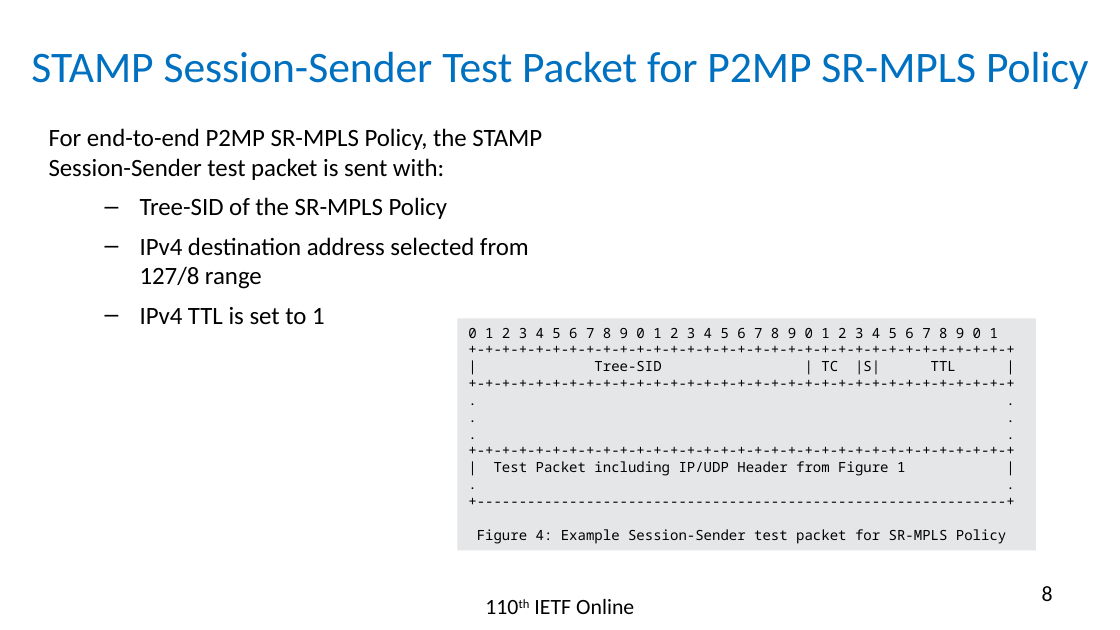
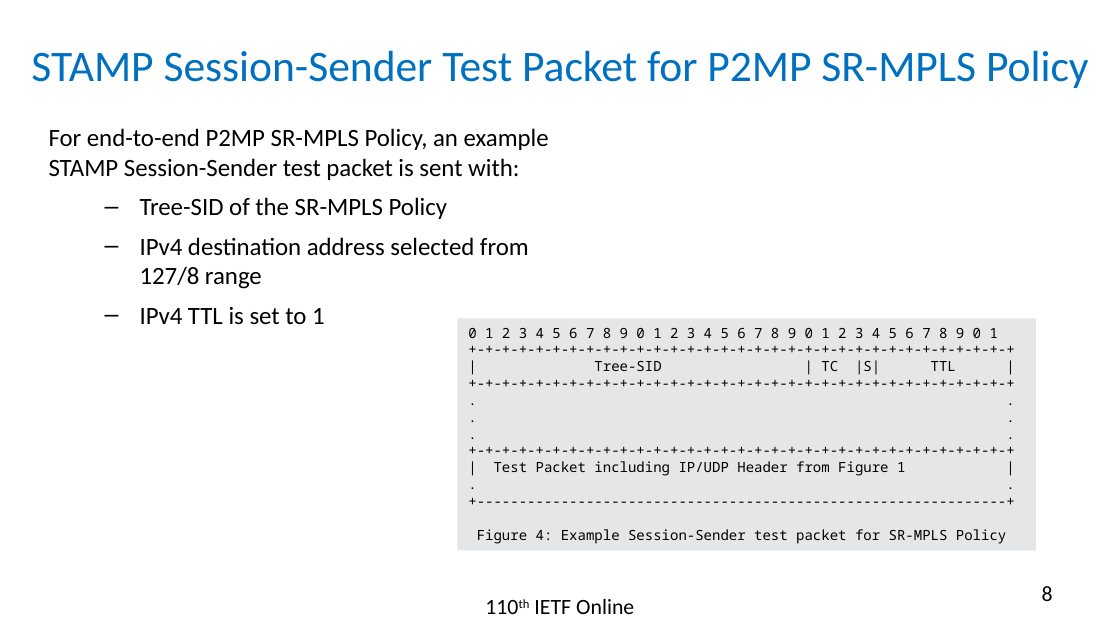
Before and after one commit to rakgandhi/ietf-slides, a slide deck: slide 8 of draft-gandhi-spring-stamp-srpm-05.pptx. Drawn at 1120x630 pixels with LibreOffice and Linux fonts; fonts in the diff are those of the drawing. Boxes give left, top, right and bottom in pixels: in the first picture for what was removed or moved away, otherwise in the second. Text is boxed around its words. In the diff, an @@ line names an element or a change of style, - is before the commit and + after.

```diff
--- a/draft-gandhi-spring-stamp-srpm-05.pptx
+++ b/draft-gandhi-spring-stamp-srpm-05.pptx
@@ text at bbox=[49, 128, 549, 180]: text changed @@
-For end-to-end P2MP SR-MPLS Policy, the STAMP Session-Sender test packet is sent with:
+For end-to-end P2MP SR-MPLS Policy, an example STAMP Session-Sender test packet is sent with:
```
Also in this commit, not shown: 1 other slide changed, 1 other file.
